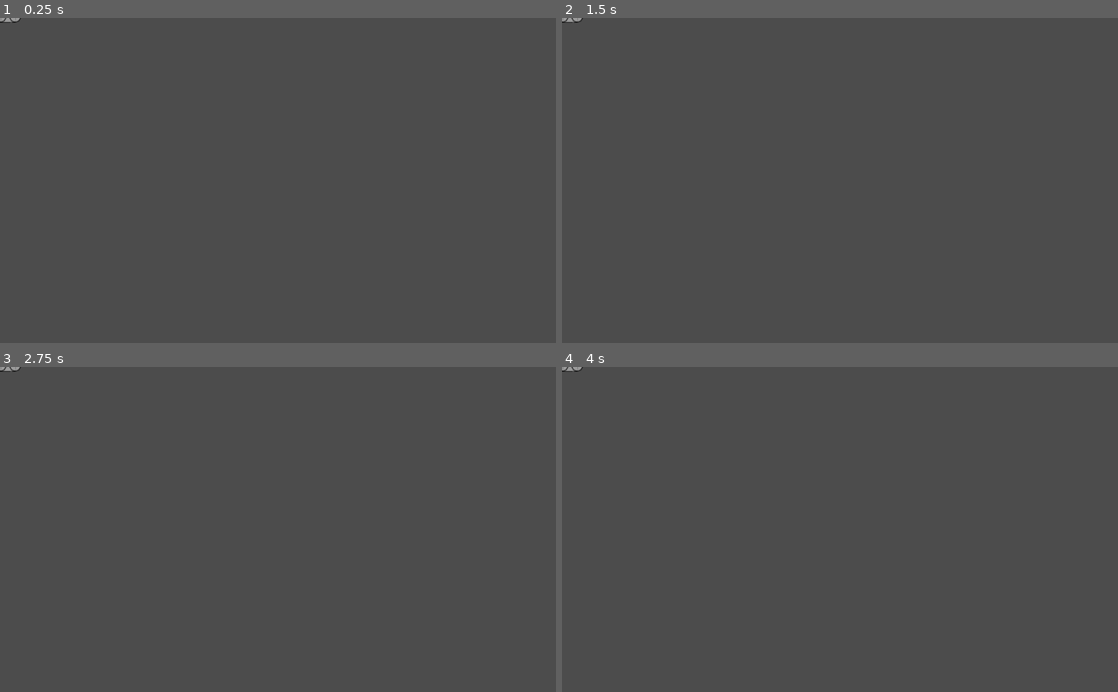
Above: before the commit, frames 1-4 (two rows, left to right).
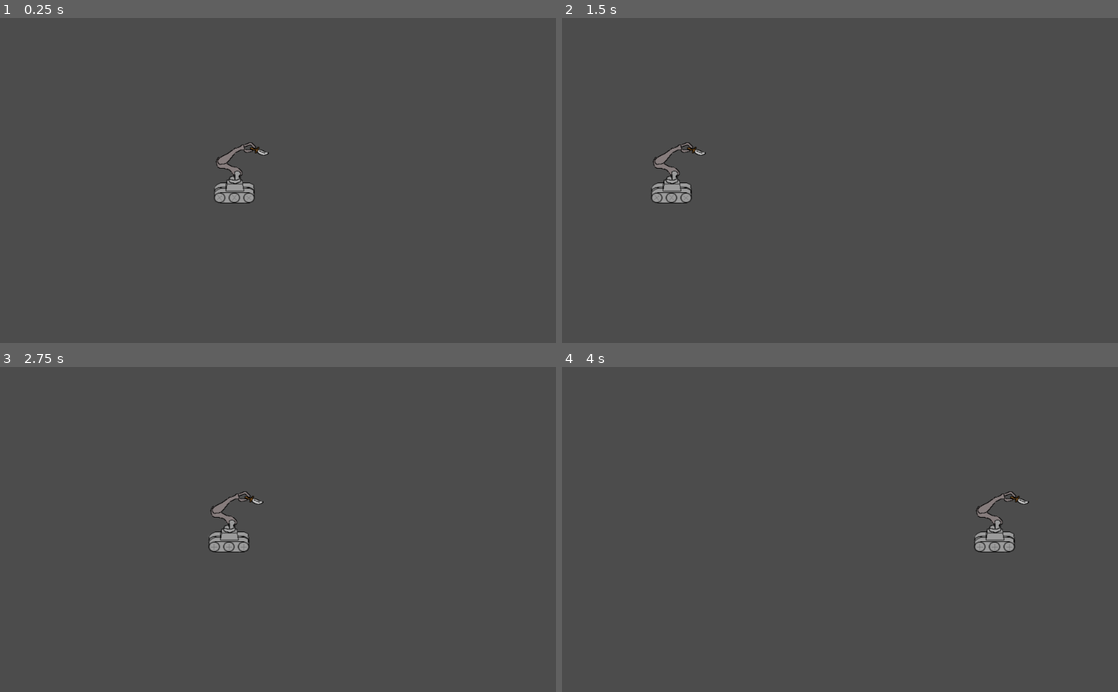
Above: after the commit, the same moments.

Repository: bmaxwell112/LMG-GlobalGameJam2020
Game: Godot game, scene res://src/actors/beginner_robot_worker/BeginnerRobotWorker.tscn
Two runs of this game, one before a commit and one after it. Both use one fixed random seed, a clock stepped at 60 frames per second and the inputs below. The project has no main scene, so this scene is started directly.
Inputs:
- Up to frame 1 (0.25 s): no input
- Up to frame 2 (1.5 s): hold D (move_right) 0.53-1.28 s; hold Shift (run) 0.53-1.28 s; hold S (move_down) from 1.28 s (still down); tap Shift (run) at 1.35 s
- Up to frame 3 (2.75 s): tap Enter at 2 s; release S (move_down) at 2.03 s; hold D (move_right) from 2.03 s (still down); hold Shift (run) from 2.03 s (still down)
- Up to frame 4 (4 s): release D (move_right) at 2.78 s; release Shift (run) at 2.78 s; hold W (move_up) 2.78-3.53 s; tap Shift (run) at 2.85 s; hold A (move_left) from 3.53 s (still down); hold Shift (run) from 3.53 s (still down)

The runs differ from the first frame. In frame 1, 0.7% of the frame differs, in the area x 0-49%, y 0-58%; in frame 2, 0.7%; in frame 3, 0.7%; in frame 4, 0.7%, in the area x 0-84%, y 0-58%.

Commit message:
Added robot movement

Diff:
--- a/project.godot
+++ b/project.godot
@@ -16,7 +16,6 @@
 [application]
 
 config/name="Global Game Jam 2020"
-boot_splash/bg_color=Color( 0.807843, 0.807843, 0.807843, 1 )
 config/icon="res://icon.png"
 
 [input]
@@ -31,14 +30,14 @@
 "events": [ Object(InputEventKey,"resource_local_to_scene":false,"resource_name":"","device":0,"alt":false,"shift":false,"control":false,"meta":false,"command":false,"pressed":false,"scancode":83,"unicode":0,"echo":false,"script":null)
  ]
 }
+move_left={
+"deadzone": 0.5,
+"events": [ Object(InputEventKey,"resource_local_to_scene":false,"resource_name":"","device":0,"alt":false,"shift":false,"control":false,"meta":false,"command":false,"pressed":false,"scancode":65,"unicode":0,"echo":false,"script":null)
+ ]
+}
 move_right={
 "deadzone": 0.5,
 "events": [ Object(InputEventKey,"resource_local_to_scene":false,"resource_name":"","device":0,"alt":false,"shift":false,"control":false,"meta":false,"command":false,"pressed":false,"scancode":68,"unicode":0,"echo":false,"script":null)
- ]
-}
-move_left={
-"deadzone": 0.5,
-"events": [ Object(InputEventKey,"resource_local_to_scene":false,"resource_name":"","device":0,"alt":false,"shift":false,"control":false,"meta":false,"command":false,"pressed":false,"scancode":65,"unicode":0,"echo":false,"script":null)
  ]
 }
 run={
@@ -52,8 +51,6 @@
  ]
 }
 
-[layer_names]
+[rendering]
 
-2d_physics/layer_1="Environment"
-2d_physics/layer_2="Player"
-2d_physics/layer_3="Enemies"
+environment/default_environment="res://default_env.tres"
--- a/src/actors/beginner_player/BeginnerPlayer.tscn
+++ b/src/actors/beginner_player/BeginnerPlayer.tscn
@@ -3,95 +3,95 @@
 [ext_resource path="res://assets/CharacterSheet.png" type="Texture" id=1]
 [ext_resource path="res://src/actors/beginner_player/beginner_player.gd" type="Script" id=2]
 
-[sub_resource type="AtlasTexture" id=8]
+[sub_resource type="AtlasTexture" id=1]
 flags = 4
 atlas = ExtResource( 1 )
 region = Rect2( 128, 256, 128, 128 )
 
-[sub_resource type="AtlasTexture" id=9]
+[sub_resource type="AtlasTexture" id=2]
 flags = 4
 atlas = ExtResource( 1 )
 region = Rect2( 0, 256, 128, 128 )
 
-[sub_resource type="AtlasTexture" id=10]
+[sub_resource type="AtlasTexture" id=3]
 flags = 4
 atlas = ExtResource( 1 )
 region = Rect2( 128, 256, 128, 128 )
 
-[sub_resource type="AtlasTexture" id=11]
+[sub_resource type="AtlasTexture" id=4]
 flags = 4
 atlas = ExtResource( 1 )
 region = Rect2( 256, 256, 128, 128 )
 
-[sub_resource type="AtlasTexture" id=12]
+[sub_resource type="AtlasTexture" id=5]
 flags = 4
 atlas = ExtResource( 1 )
 region = Rect2( 128, 0, 128, 128 )
 
-[sub_resource type="AtlasTexture" id=13]
+[sub_resource type="AtlasTexture" id=6]
 flags = 4
 atlas = ExtResource( 1 )
 region = Rect2( 0, 0, 128, 128 )
 
-[sub_resource type="AtlasTexture" id=14]
+[sub_resource type="AtlasTexture" id=7]
 flags = 4
 atlas = ExtResource( 1 )
 region = Rect2( 128, 0, 128, 128 )
 
-[sub_resource type="AtlasTexture" id=15]
+[sub_resource type="AtlasTexture" id=8]
 flags = 4
 atlas = ExtResource( 1 )
 region = Rect2( 256, 0, 128, 128 )
 
-[sub_resource type="AtlasTexture" id=2]
+[sub_resource type="AtlasTexture" id=9]
 flags = 4
 atlas = ExtResource( 1 )
 region = Rect2( 128, 128, 128, 128 )
 
-[sub_resource type="AtlasTexture" id=3]
+[sub_resource type="AtlasTexture" id=10]
+flags = 4
+atlas = ExtResource( 1 )
+region = Rect2( 0, 128, 128, 128 )
+
+[sub_resource type="AtlasTexture" id=11]
 flags = 4
 atlas = ExtResource( 1 )
 region = Rect2( 128, 128, 128, 128 )
 
-[sub_resource type="AtlasTexture" id=4]
+[sub_resource type="AtlasTexture" id=12]
 flags = 4
 atlas = ExtResource( 1 )
-region = Rect2( 0, 128, 128, 128 )
+region = Rect2( 256, 128, 128, 128 )
 
-[sub_resource type="AtlasTexture" id=5]
+[sub_resource type="AtlasTexture" id=13]
 flags = 4
 atlas = ExtResource( 1 )
 region = Rect2( 128, 128, 128, 128 )
 
-[sub_resource type="AtlasTexture" id=6]
-flags = 4
-atlas = ExtResource( 1 )
-region = Rect2( 256, 128, 128, 128 )
-
-[sub_resource type="SpriteFrames" id=7]
+[sub_resource type="SpriteFrames" id=14]
 animations = [ {
-"frames": [ SubResource( 8 ), SubResource( 9 ), SubResource( 10 ), SubResource( 11 ) ],
+"frames": [ SubResource( 1 ), SubResource( 2 ), SubResource( 3 ), SubResource( 4 ) ],
 "loop": true,
 "name": "WalkUp",
 "speed": 5.0
 }, {
-"frames": [ SubResource( 12 ), SubResource( 13 ), SubResource( 14 ), SubResource( 15 ) ],
+"frames": [ SubResource( 5 ), SubResource( 6 ), SubResource( 7 ), SubResource( 8 ) ],
 "loop": true,
 "name": "WalkRight",
 "speed": 5.0
 }, {
-"frames": [ SubResource( 2 ) ],
+"frames": [ SubResource( 9 ), SubResource( 10 ), SubResource( 11 ), SubResource( 12 ) ],
+"loop": true,
+"name": "WalkDown",
+"speed": 5.0
+}, {
+"frames": [ SubResource( 13 ) ],
 "loop": true,
 "name": "Idle",
 "speed": 5.0
-}, {
-"frames": [ SubResource( 3 ), SubResource( 4 ), SubResource( 5 ), SubResource( 6 ) ],
-"loop": true,
-"name": "WalkDown",
-"speed": 5.0
 } ]
 
-[sub_resource type="RectangleShape2D" id=1]
+[sub_resource type="RectangleShape2D" id=15]
 extents = Vector2( 15.9222, 41.9174 )
 
 [node name="BeginnerPlayer" type="KinematicBody2D"]
@@ -101,9 +101,9 @@
 
 [node name="AnimatedSprite" type="AnimatedSprite" parent="."]
 position = Vector2( 0, -50.2045 )
-frames = SubResource( 7 )
+frames = SubResource( 14 )
 animation = "WalkRight"
 
 [node name="CollisionShape2D" type="CollisionShape2D" parent="."]
 position = Vector2( 2.47485, -43.4871 )
-shape = SubResource( 1 )
+shape = SubResource( 15 )
--- a/src/actors/beginner_robot_worker/BeginnerRobotWorker.tscn
+++ b/src/actors/beginner_robot_worker/BeginnerRobotWorker.tscn
@@ -29,6 +29,7 @@
 } ]
 
 [node name="RobotWorker" type="KinematicBody2D"]
+position = Vector2( 505.551, 333.268 )
 script = ExtResource( 2 )
 
 [node name="VisibilityEnabler2D" type="VisibilityEnabler2D" parent="."]
@@ -39,10 +40,12 @@
 shape = SubResource( 1 )
 
 [node name="Timer" type="Timer" parent="."]
+one_shot = true
 
 [node name="RayCast2D" type="RayCast2D" parent="."]
+rotation = 1.5708
 
 [node name="AnimatedSprite" type="AnimatedSprite" parent="."]
 position = Vector2( 0, -47.3761 )
 frames = SubResource( 2 )
-animation = "Attack"
+animation = "Idle"
--- a/src/actors/beginner_robot_worker/beginner_robot_worker.gd
+++ b/src/actors/beginner_robot_worker/beginner_robot_worker.gd
@@ -3,9 +3,35 @@
 var paused = false
 var speed = 300
 var velocity = Vector2()
+var initial_position = Vector2()
+var distance = 300
+var direction_is_left = true
 
-func _physics_process(delta: float) -> void:
-  pass
+func _ready() -> void:
+    initial_position = global_position
+    print(initial_position)
+    $Timer.connect("timeout",self,"_resume_patrol")
+
+func _physics_process(_delta: float) -> void:
+  if direction_is_left:
+    _patrol(Vector2(-1, 0))
+  else:
+    _patrol(Vector2(1, 0))
+
 
 func _patrol(direction) -> void:
-  pass
+  if global_position.x < (initial_position.x - distance) and direction_is_left:
+    direction_is_left = false
+    $Timer.start()
+    $AnimatedSprite.stop()
+  if global_position.x > (initial_position.x + distance) and not direction_is_left:
+    direction_is_left = true
+    $AnimatedSprite.stop()
+    $Timer.start()
+  if $Timer.get_time_left() == 0:
+    $AnimatedSprite.play("MoveRight")
+    var velocity = direction * speed
+    move_and_slide(velocity)
+
+func _resume_patrol() -> void:
+    $AnimatedSprite.flip_h = direction_is_left
